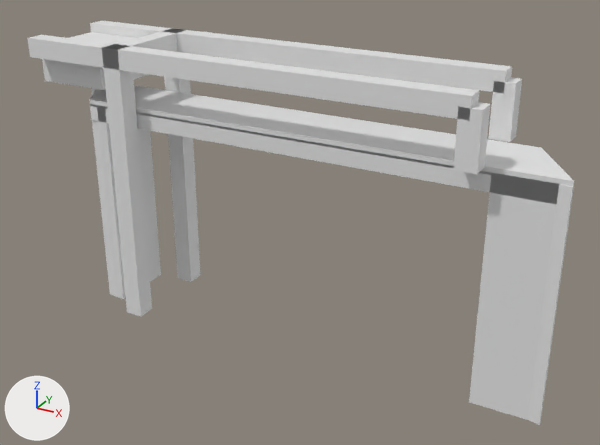
The glTF model models/sellingen/sellingen-brug-264d98f9/sellingen-brug-264d98f9.glb: old version first, new version second.
Both versions are drawn from a camera (50 mm lens) standing at (17.2, -30.7, 11.2) and looking at (0.4, -0.1, -4.1). Lighting does not change. The marker at lower left points along +X, +Y and +Z. The older version comes first.

Names of what the first picture shows: 'building:balans', 'building:balans 2', 'building:contragewicht', 'building:hamei', 'building:hamei 2', 'building:hangstang', 'building:hangstang 2', 'building:portaal', 'road:dek', 'road:fietspad', 'road:landhoofd (aangenomen)', 'road:landhoofd (aangenomen) 2'.
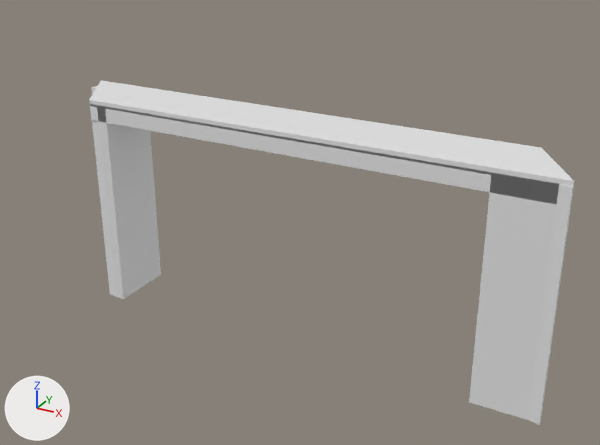
Edits to the scene script, one JSON object a line:
```json
{"op": "remove", "block": "ob_building_hamei", "code": ["ob_building_hamei = bpy.data.objects.new('building:hamei', me_hamei)", "ob_building_hamei.location = (0.0, 0.0, 0.0)"]}
{"op": "remove", "block": "ob_building_hamei_2", "code": ["ob_building_hamei_2 = bpy.data.objects.new('building:hamei 2', me_hamei_2)", "ob_building_hamei_2.location = (0.0, 0.0, 0.0)"]}
{"op": "remove", "block": "ob_building_portaal", "code": ["ob_building_portaal = bpy.data.objects.new('building:portaal', me_portaal)", "ob_building_portaal.location = (0.0, 0.0, 0.0)"]}
{"op": "remove", "block": "ob_building_balans", "code": ["ob_building_balans = bpy.data.objects.new('building:balans', me_balans)", "ob_building_balans.location = (0.0, 0.0, 0.0)"]}
{"op": "remove", "block": "ob_building_hangstang", "code": ["ob_building_hangstang = bpy.data.objects.new('building:hangstang', me_hangstang)", "ob_building_hangstang.location = (0.0, 0.0, 0.0)"]}
{"op": "remove", "block": "ob_building_balans_2", "code": ["ob_building_balans_2 = bpy.data.objects.new('building:balans 2', me_balans_2)", "ob_building_balans_2.location = (0.0, 0.0, 0.0)"]}
{"op": "remove", "block": "ob_building_hangstang_2", "code": ["ob_building_hangstang_2 = bpy.data.objects.new('building:hangstang 2', me_hangstang_2)", "ob_building_hangstang_2.location = (0.0, 0.0, 0.0)"]}
{"op": "remove", "block": "ob_building_contragewicht", "code": ["ob_building_contragewicht = bpy.data.objects.new('building:contragewicht', me_contragewicht)", "ob_building_contragewicht.location = (0.0, 0.0, 0.0)"]}
```

What differs and where, as boxes (x1, y1, x2, y2) in the pictures (600 x 445 px):
```json
{"object": "building:balans 2", "change": "deleted", "before": [27, 35, 479, 120]}
{"object": "building:balans", "change": "deleted", "before": [90, 21, 512, 93]}
{"object": "building:hamei 2", "change": "deleted", "before": [102, 44, 152, 317]}
{"object": "building:hamei", "change": "deleted", "before": [164, 28, 201, 282]}
{"object": "building:hangstang 2", "change": "deleted", "before": [453, 102, 490, 174]}
{"object": "building:contragewicht", "change": "deleted", "before": [42, 32, 149, 90]}
{"object": "building:hangstang", "change": "deleted", "before": [488, 77, 522, 142]}
{"object": "building:portaal", "change": "deleted", "before": [110, 30, 181, 52]}
```
